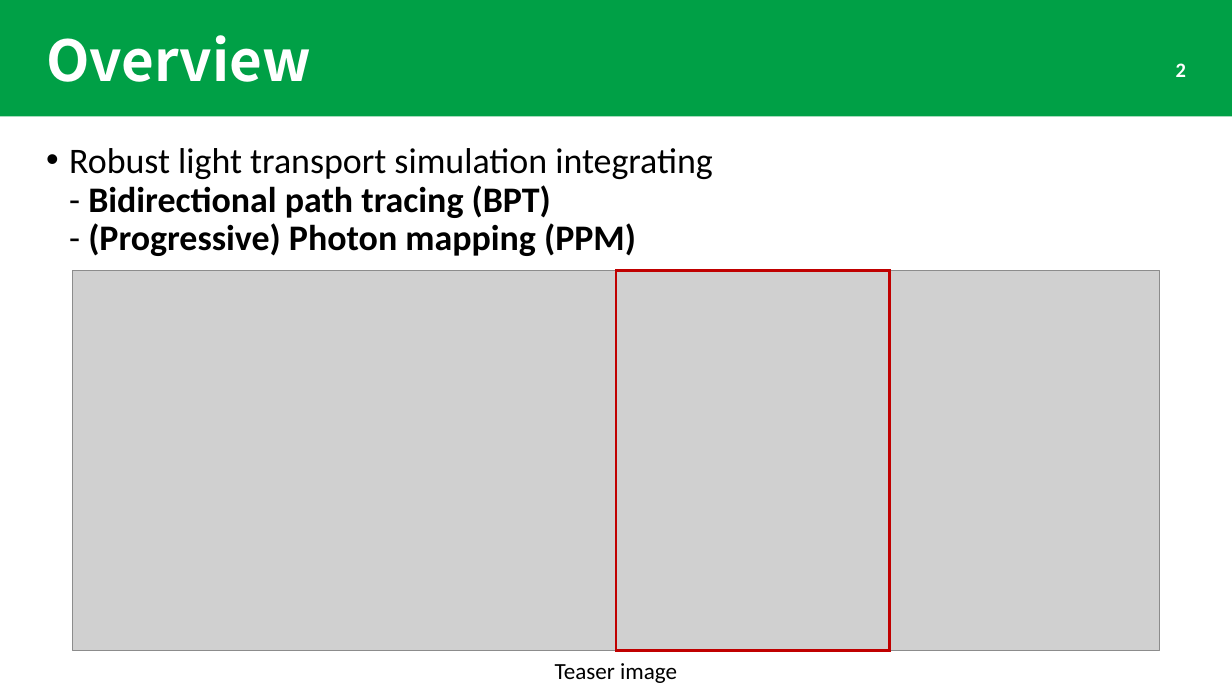
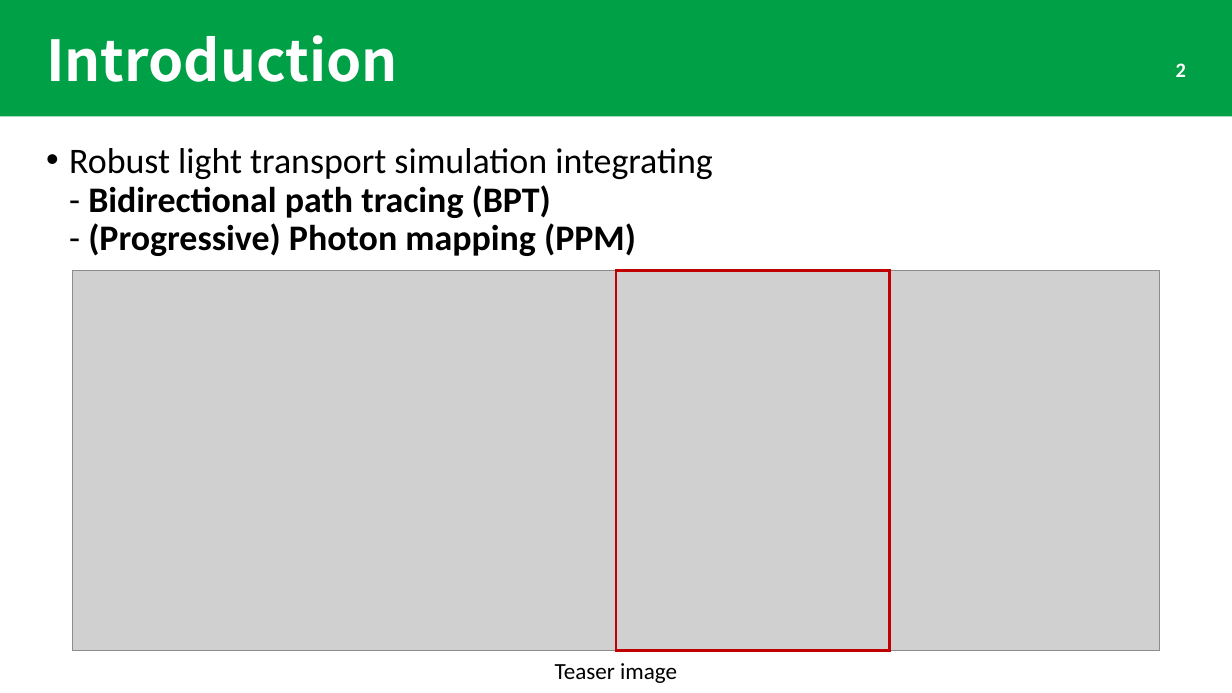
Before and after one commit to ichi-raven/paper-introductions, a slide deck: slide 2 of Light Transport Simulation with Vertex Connection and Merging.pptx. Drawn at 1232x693 pixels with LibreOffice and Linux fonts; fonts in the diff are those of the drawing; grey boxes stand for pictures. Boxes give left, top, right and bottom in pixels: in the first picture for what was removed or moved away, otherwise in the second. Text is boxed around its words. In the diff, an @@ line names an element or a change of style, - is before the commit and + after.

```diff
--- a/Light Transport Simulation with Vertex Connection and Merging.pptx
+++ b/Light Transport Simulation with Vertex Connection and Merging.pptx
@@ title at bbox=[46, 35, 398, 82]: text changed @@
-Overview
+Introduction
```
Also in this commit, not shown: 3 other slides changed, 8 slides added, 1 slide removed, 1 other file.
